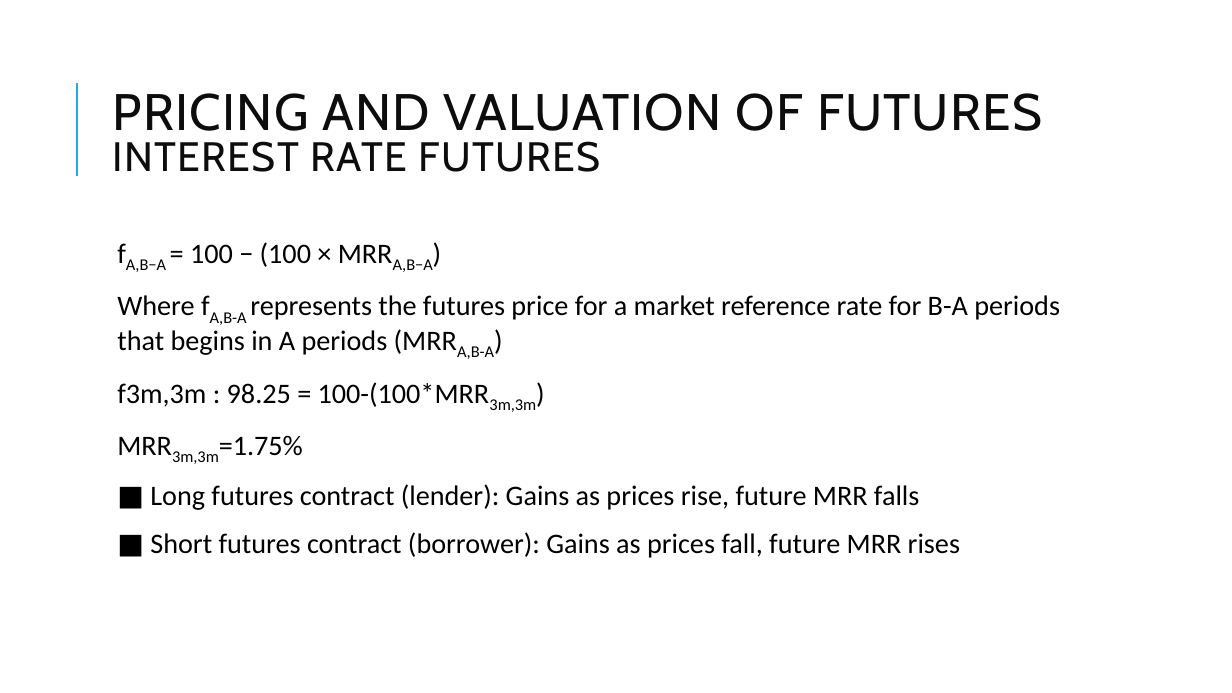
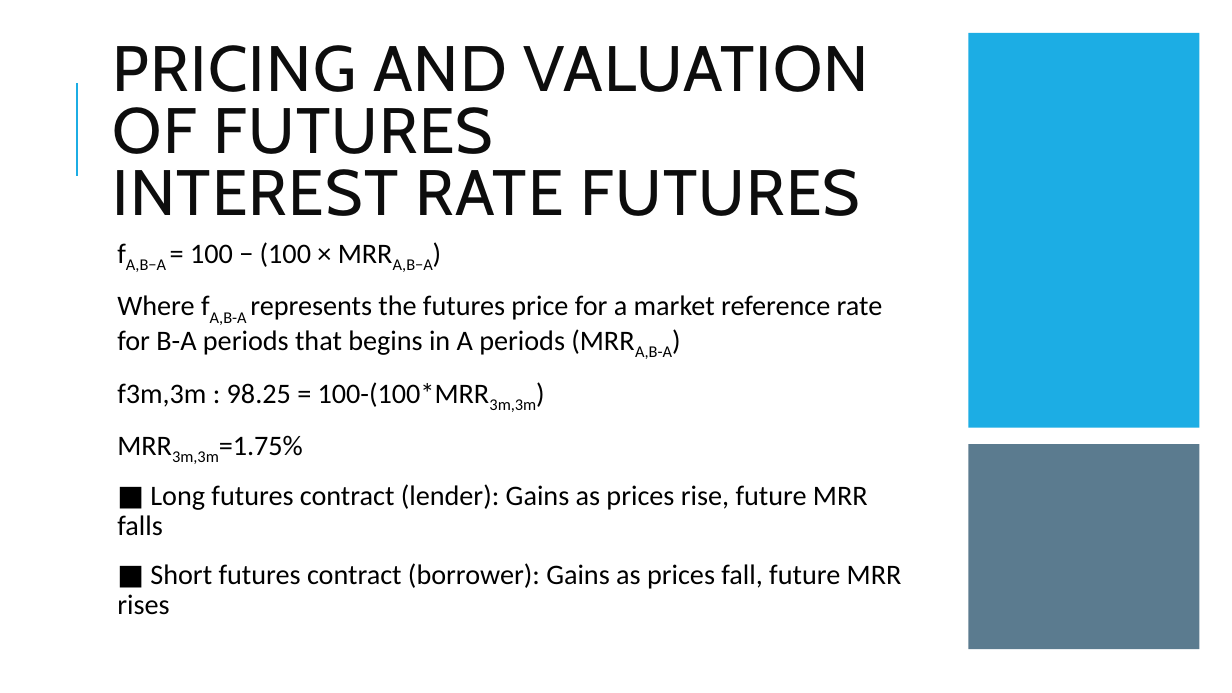
Before and after one commit to Isco0530/data, a slide deck: slide 73 of Derivatives.pptx. Drawn at 1232x693 pixels with LibreOffice and Linux fonts; fonts in the diff are those of the drawing. Boxes give left, top, right and bottom in pixels: in the first picture for what was removed or moved away, otherwise in the second. Text is boxed around its words. In the diff, an @@ line names an element or a change of style, - is before the commit and + after.

```diff
--- a/Derivatives.pptx
+++ b/Derivatives.pptx
@@ title "PRICING AND VALUATION OF FUTURES ..." at box(113, 45, 869, 216): size 40 to 50 pt in "PRICING AND VALUATION OF FUTURES"; size 32 to 50 pt in "INTEREST RATE FUTURES" @@
@@ rectangle added at box(969, 33, 1200, 428), fill #1CADE4 @@
@@ text "fA,B−A = 100 − (100 ..." rewrapped from box(117, 242, 1060, 558) to box(117, 242, 902, 615) @@
@@ rectangle added at box(969, 445, 1200, 650), fill #335B74 at 80% opacity @@
```
Also in this commit, not shown: 11 other slides changed, 2 slides added, 1 other file.
